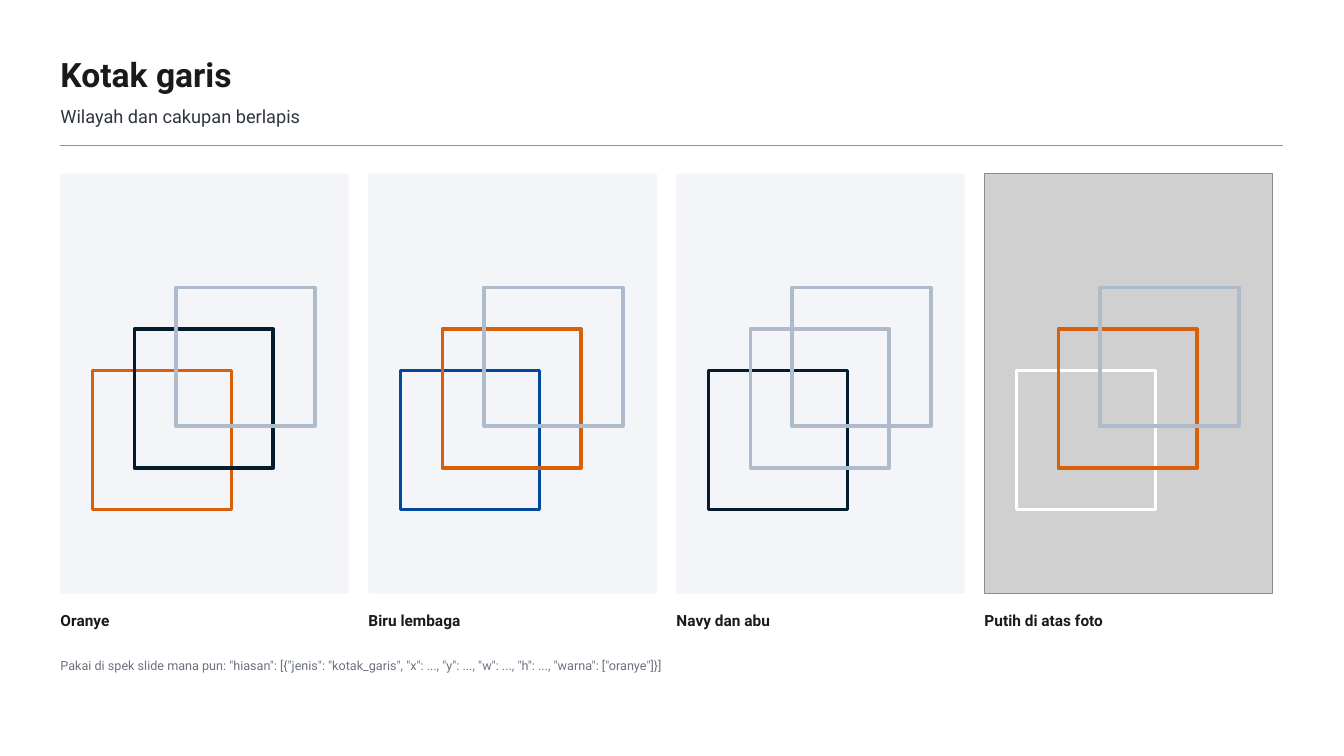
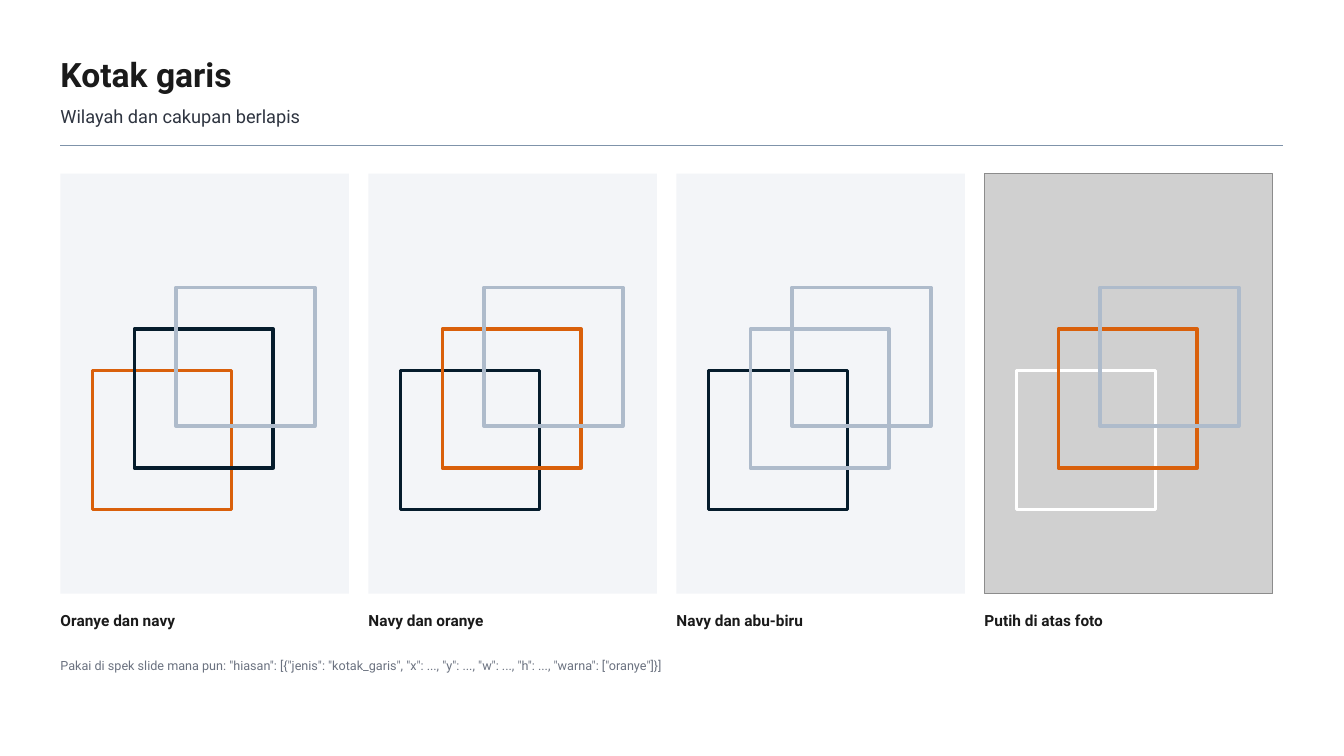
Before and after one commit to terasurbannetwork/poskokarhutla, a slide deck: slide 14 of docs/deck-bnpb/Elemen Grafis BNPB 311026/Katalog Elemen Grafis BNPB 311026.pptx. Drawn at 1344x756 pixels with LibreOffice and Linux fonts; fonts in the diff are those of the drawing; grey boxes stand for pictures. Boxes give left, top, right and bottom in pixels: in the first picture for what was removed or moved away, otherwise in the second. Text is boxed around its words. In the diff, an @@ line names an element or a change of style, - is before the commit and + after.

```diff
--- a/docs/deck-bnpb/Elemen Grafis BNPB 311026/Katalog Elemen Grafis BNPB 311026.pptx
+++ b/docs/deck-bnpb/Elemen Grafis BNPB 311026/Katalog Elemen Grafis BNPB 311026.pptx
@@ rectangle at <box>401,371,540,510</box>: outline #00499D 2.5 pt to #051C2C 2.5 pt @@
@@ text at <box>60,614,175,630</box>: text changed @@
-Oranye
+Oranye dan navy
@@ text at <box>368,614,483,630</box>: text changed @@
-Biru lembaga
+Navy dan oranye
@@ text at <box>676,614,803,630</box>: text changed @@
-Navy dan abu
+Navy dan abu-biru
```
Also in this commit, not shown: 20 other slides changed, 6 slides added, 5 other files.
